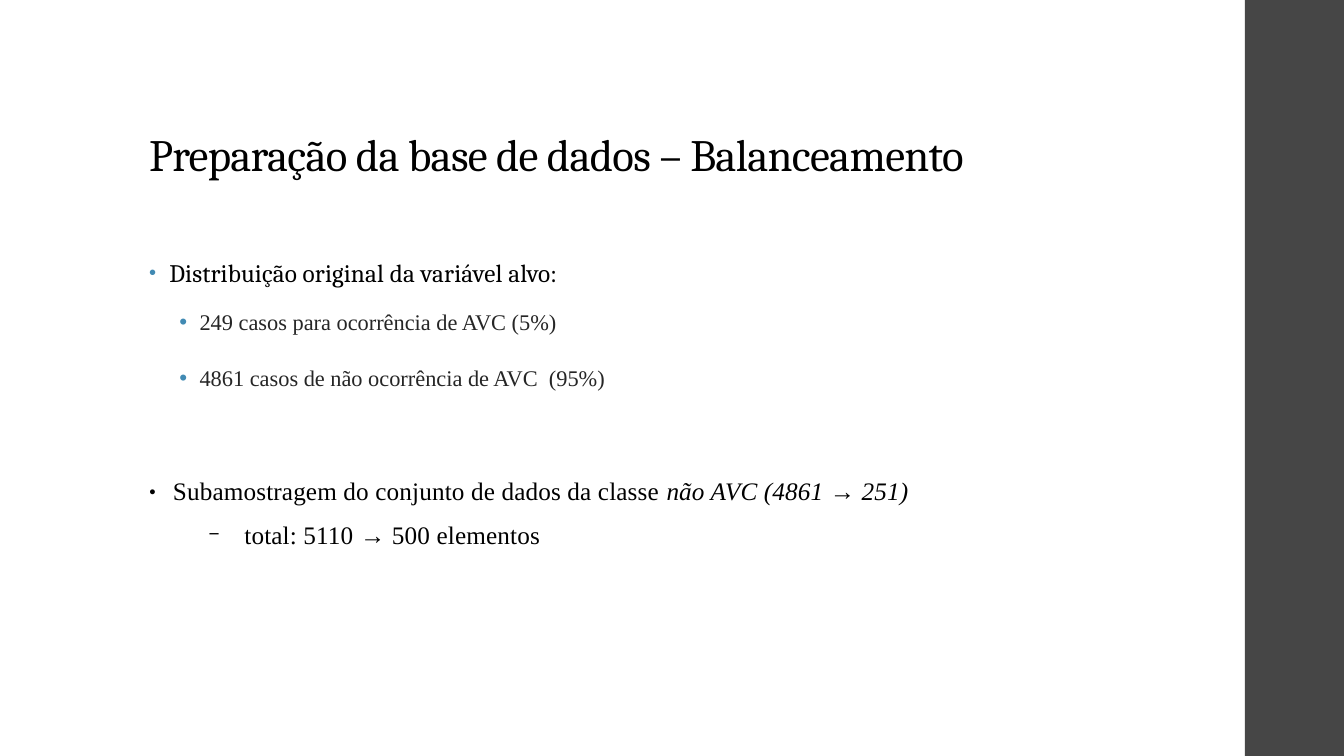
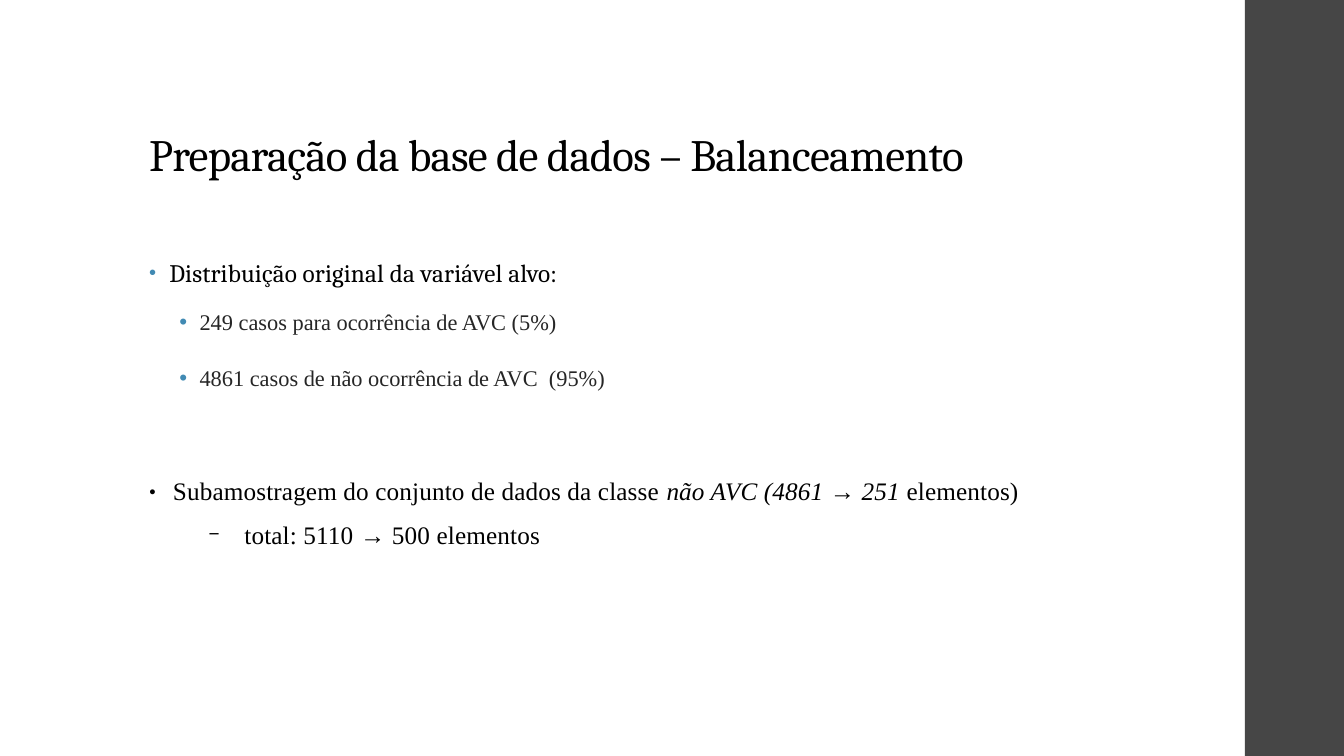
Before and after one commit to ViniPilan/avc-modeling, a slide deck: slide 9 of apresentação.odp (slide 7 before the commit). Drawn at 1344x756 pixels with LibreOffice and Linux fonts; fonts in the diff are those of the drawing. Boxes give left, top, right and bottom in pixels: in the first picture for what was removed or moved away, otherwise in the second. Text is boxed around its words. In the diff, an @@ line names an element or a change of style, - is before the commit and + after.

Commit message:
Apresentação

```diff
--- a/apresentação.odp
+++ b/apresentação.odp
@@ text at <box>173,482,1019,506</box>: text changed @@
-● Subamostragem do conjunto de dados da classe não AVC (4861 → 251)
+● Subamostragem do conjunto de dados da classe não AVC (4861 → 251 elementos)
```
Also in this commit, not shown: 2 other slides changed, 5 slides added, 2 slides removed, 3 other files.
